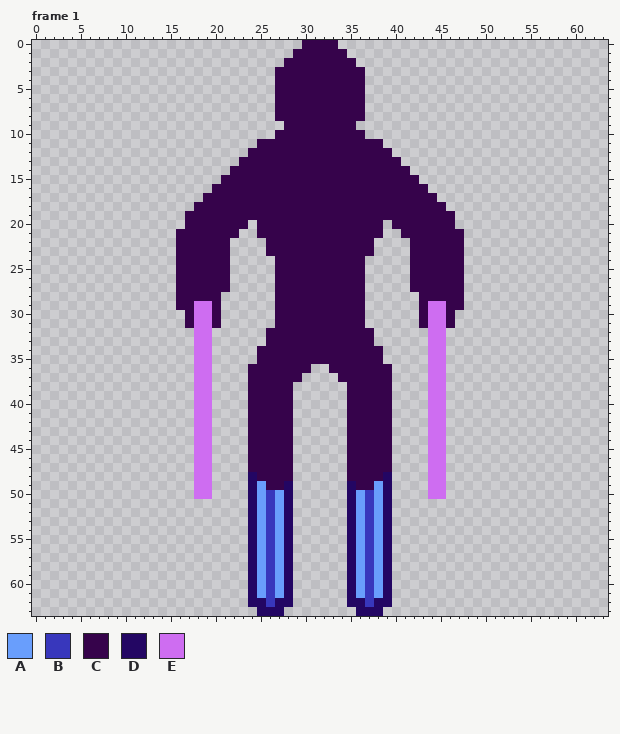
One commit to this pixel-art file: Assets/Aseprite/PlayerCharacter1.aseprite. Above: the version before the commit.
64x64 pixels, 9 frames. Shown: frame 1. The commit also changed other frames, which this record leaves out.
Visible layers, top first: "Sticks", "Body", "Ski".
Palette (. is transparent): A #699efc  B #3837bc  C #36034b  D #230663  E #ce6df1
Pixels before, frame 1 (only the part around the change), first column x 7:
 0 .......................CCCC...................
 1 ......................CCCCCC..................
 2 .....................CCCCCCCC.................
 3 ....................CCCCCCCCCC................
 4 ....................CCCCCCCCCC................
 5 ....................CCCCCCCCCC................
 6 ....................CCCCCCCCCC................
 7 ....................CCCCCCCCCC................
 8 ....................CCCCCCCCCC................
 9 .....................CCCCCCCC.................
10 ....................CCCCCCCCCC................
11 ..................CCCCCCCCCCCCCC..............
12 .................CCCCCCCCCCCCCCCC.............
13 ................CCCCCCCCCCCCCCCCCC............
14 ...............CCCCCCCCCCCCCCCCCCCC...........
15 ..............CCCCCCCCCCCCCCCCCCCCCC..........
16 .............CCCCCCCCCCCCCCCCCCCCCCCC.........
17 ............CCCCCCCCCCCCCCCCCCCCCCCCCC........
18 ...........CCCCCCCCCCCCCCCCCCCCCCCCCCCC.......
19 ..........CCCCCCCCCCCCCCCCCCCCCCCCCCCCCC......
20 ..........CCCCCCC.CCCCCCCCCCCCCC.CCCCCCC......
21 .........CCCCCCC..CCCCCCCCCCCCCC..CCCCCCC.....
22 .........CCCCCC....CCCCCCCCCCCC....CCCCCC.....
23 .........CCCCCC....CCCCCCCCCCCC....CCCCCC.....
24 .........CCCCCC.....CCCCCCCCCC.....CCCCCC.....
25 .........CCCCCC.....CCCCCCCCCC.....CCCCCC.....
26 .........CCCCCC.....CCCCCCCCCC.....CCCCCC.....
27 .........CCCCCC.....CCCCCCCCCC.....CCCCCC.....
28 .........CCCCC......CCCCCCCCCC......CCCCC.....
29 .........CCEEC......CCCCCCCCCC......CEECC.....
30 ..........CEEC......CCCCCCCCCC......CEEC......
31 ..........CEEC......CCCCCCCCCC......CEEC......
32 ...........EE......CCCCCCCCCCCC......EE.......
33 ...........EE......CCCCCCCCCCCC......EE.......
34 ...........EE.....CCCCCCCCCCCCCC.....EE.......
35 ...........EE.....CCCCCCCCCCCCCC.....EE.......
36 ...........EE....CCCCCCC..CCCCCCC....EE.......
37 ...........EE....CCCCCC....CCCCCC....EE.......
38 ...........EE....CCCCC......CCCCC....EE.......
39 ...........EE....CCCCC......CCCCC....EE.......
40 ...........EE....CCCCC......CCCCC....EE.......
41 ...........EE....CCCCC......CCCCC....EE.......
42 ...........EE....CCCCC......CCCCC....EE.......
43 ...........EE....CCCCC......CCCCC....EE.......
44 ...........EE....CCCCC......CCCCC....EE.......
45 ...........EE....CCCCC......CCCCC....EE.......
46 ...........EE....CCCCC......CCCCC....EE.......
47 ...........EE....CCCCC......CCCCC....EE.......
48 ...........EE....DCCCC......CCCCD....EE.......
49 ...........EE....DACCD......DCCAD....EE.......
50 ...........EE....DABAD......DABAD....EE.......
51 .................DABAD......DABAD.............
52 .................DABAD......DABAD.............
53 .................DABAD......DABAD.............
54 .................DABAD......DABAD.............
55 .................DABAD......DABAD.............
56 .................DABAD......DABAD.............
57 .................DABAD......DABAD.............
And afterwards:
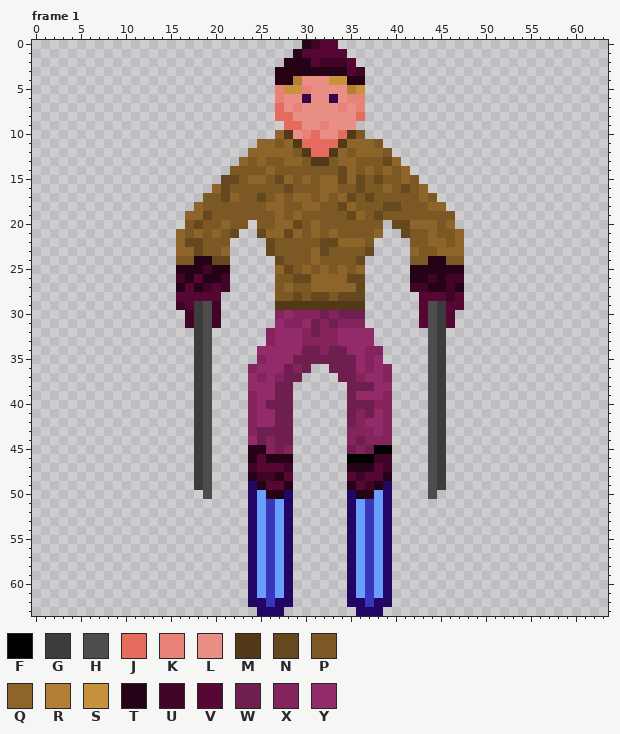
Colours new in this view: F #000000  G #3c3c3c  H #4d4d4d  J #e46b5e  K #e88276  L #ea8f85  M #523a19  N #66481e  P #7b5824  Q #8d642a  R #b27f34  S #c8913e  T #260217  U #400426  V #560633  W #6f1f4f  X #84235c  Y #932a69
From the commit log: Fully color Char1 and add all movement directions
The edit:
layer "Hair" added
Changed rows in their new state; - is an unchanged pixel.
Frame 1, layers "Sticks", "Hair", "Body":
first column x 16:
 0 --------------TUVV--------------
 1 -------------TVVVVV-------------
 2 ------------TTTVUUUV------------
 3 -----------TTTTTTTTVU-----------
 4 -----------TTRLLLSSTT-----------
 5 -----------KSSKLLLLRS-----------
 6 -----------KLL-LL-LKK-----------
 7 -----------JLKLLLLKLK-----------
 8 -----------JJLLLLLLLJ-----------
 9 ------------JJLLKLLL------------
10 -----------QMLKJLLJMP-----------
11 ---------QQPQMJJJJMQQQP---------
12 --------QQQQQPMJJMQPQQQP--------
13 -------QPQPPQQPMMPQQPPPNQ-------
14 ------PPPPQPPPPPPPNQPQPQPQ------
15 -----NNPQQPNQPQPQQNQNPNPPQP-----
16 ----QNPPPPPPNPPPQQPPNPPQPNPQ----
17 ---PPNQPPNPQPQQPQPQNPNPPPPPQP---
18 --QPPPPPPPQQPPQQPPNQPPPNNPPPQQ--
19 -QQNPPPPPPPQPQPPPPPNQPNPPPPPPPP-
20 -PNPPQPP-PPQQNPQPPPPPPP-NNQQQPQ-
21 QPQPQPN--NQQNQPQPQPPPPQ--NPPQPPQ
22 QNNPPP----NPPPPPNNQQQP----PPQQPQ
23 QQNPPQ----NPPPPQNPPPPN----QPPQQQ
24 PPTTNN-----NPPPQPPPPN-----PPTTPP
25 TTTUTT-----QNPQPQPQPQ-----TTTTTT
26 UTVTTU-----PPNNQQQQNN-----TTUTUU
27 TVTUVU-----PQPPQQQQQN-----UUTTUT
28 VVVVV------PPNPNNPNNN------VVVUV
29 UVGHU------MMMMMMMMMM------VHGVV
30 -UGHU------XYXXXWXWWW------VHGV-
31 -UGHU------YXXYWXWXXX------VHGV-
32 --GH------XYYYXWXXYYYY------HG--
33 --GH------XYYYXXXXYYYY------HG--
34 --GH-----YYYYYWWXWWYYXX-----HG--
35 --GH-----XYYYWWWWWWWYXY-----HG--
36 --GH----XYYYWXW--WWWYXYX----HG--
37 --GH----YXYXWW----WWXYYX----HG--
38 --GH----YYYWW------WWWYY----HG--
39 --GH----XYYWW------WYYYX----HG--
40 --GH----XYWWW------WWWXX----HG--
41 --GH----XYYWW------WXWYX----HG--
42 --GH----XYYWW------WXYYX----HG--
43 --GH----XWWWW------XXXYX----HG--
44 --GH----YWXWW------XWXXX----HG--
45 --GH----TTXWX------WXWFF----HG--
46 --GH----TVTTT------FFFUU----HG--
47 --GH----UVVVU------TTTVU----HG--
48 --GH----TUUTV------VUVVT----HG--
49 --GH-----TVVT------TVUT-----HG--
50 --.H------TT--------TT------H.--
Pixel boxes of the changes (left, top, right, bottom) in both pictures:
changed: (176, 40, 464, 499)
